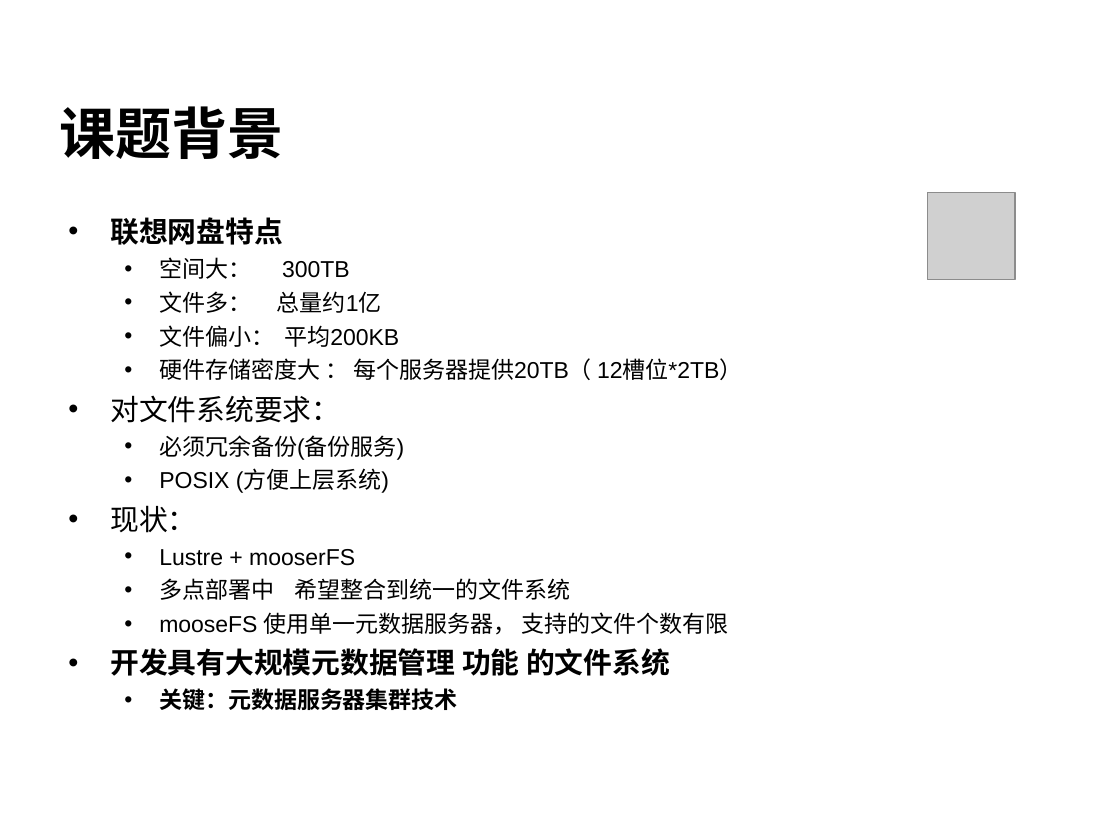
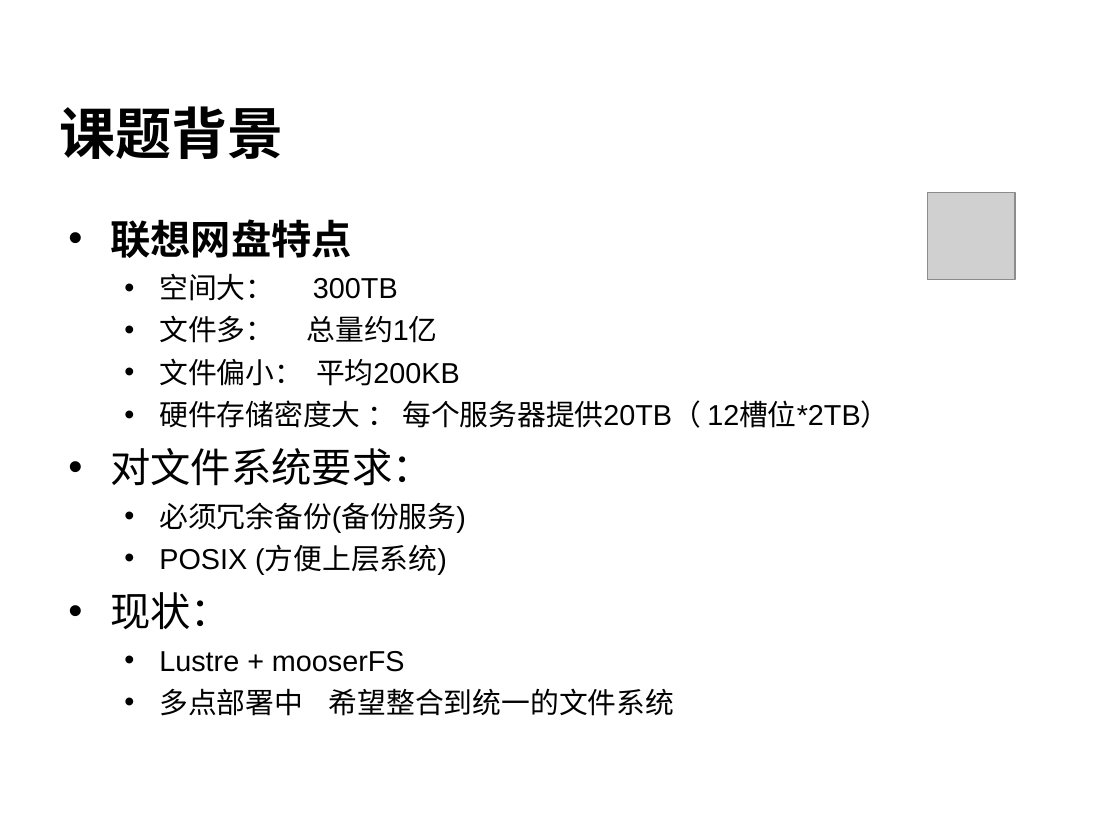
Before and after one commit to cheliequan/idning-paper, a slide deck: slide 3 of draft/答辩.ppt. Drawn at 1120x840 pixels with LibreOffice and Linux fonts; fonts in the diff are those of the drawing; grey boxes stand for pictures; background and template pictures are left out. Boxes give left, top, right and bottom in pixels: in the first picture for what was removed or moved away, otherwise in the second. Text is boxed around its words. In the diff, an @@ line names an element or a change of style, - is before the commit and + after.

```diff
--- a/draft/答辩.ppt
+++ b/draft/答辩.ppt
@@ text "联想网盘特点" at box(110, 219, 889, 716): size 18.5 to 25.9 pt in "联想网盘特点", "对文件系统要求：", "现状："; size 14.8 to 18.5 pt in "空间大： 300TB", "文件多： 总量约1亿", "文件偏小： 平均200KB", "硬件存储密度大 ： 每个服务器提供20TB（ 12槽位*2TB）" and 4 more places; more space between paragraphs @@
@@ text at box(110, 612, 729, 710): paragraphs removed @@
-  • mooseFS 使用单一元数据服务器， 支持的文件个数有限
-• 开发具有大规模元数据管理 功能 的文件系统
-  • 关键：元数据服务器集群技术
```
Also in this commit, not shown: 8 other slides changed, 1 slide added, 5 slides removed, 2 other files.
